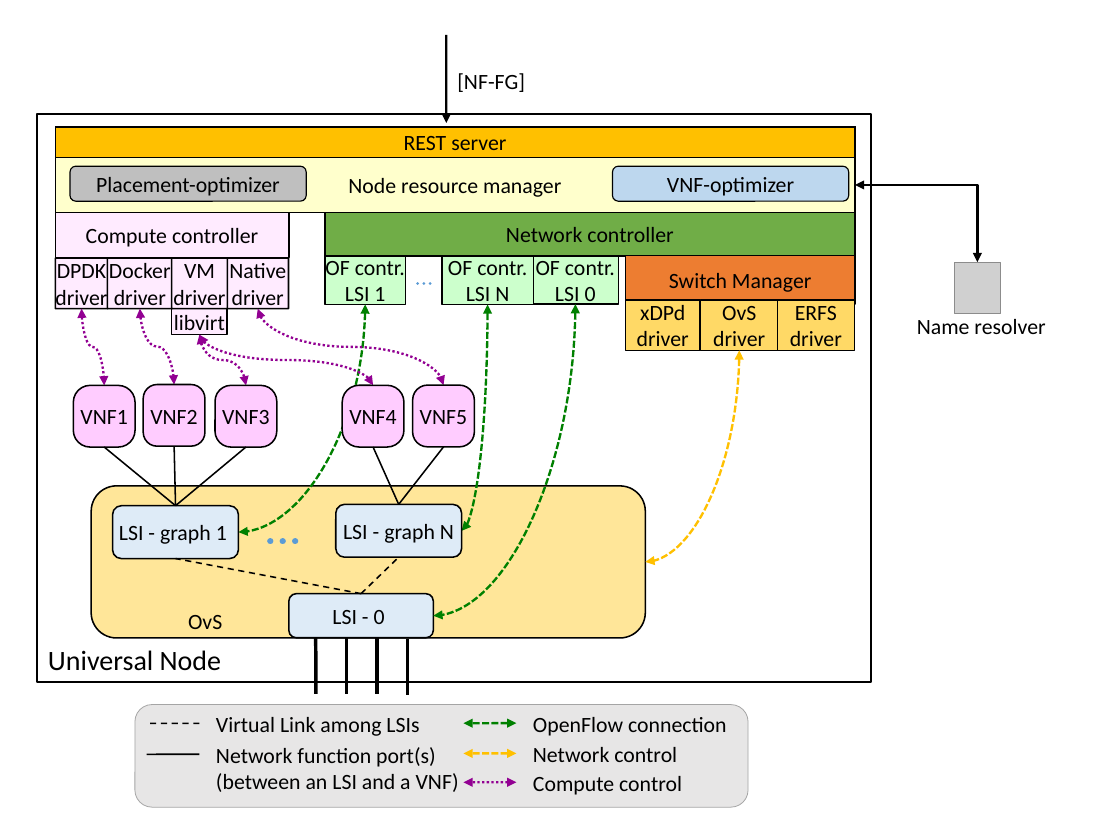
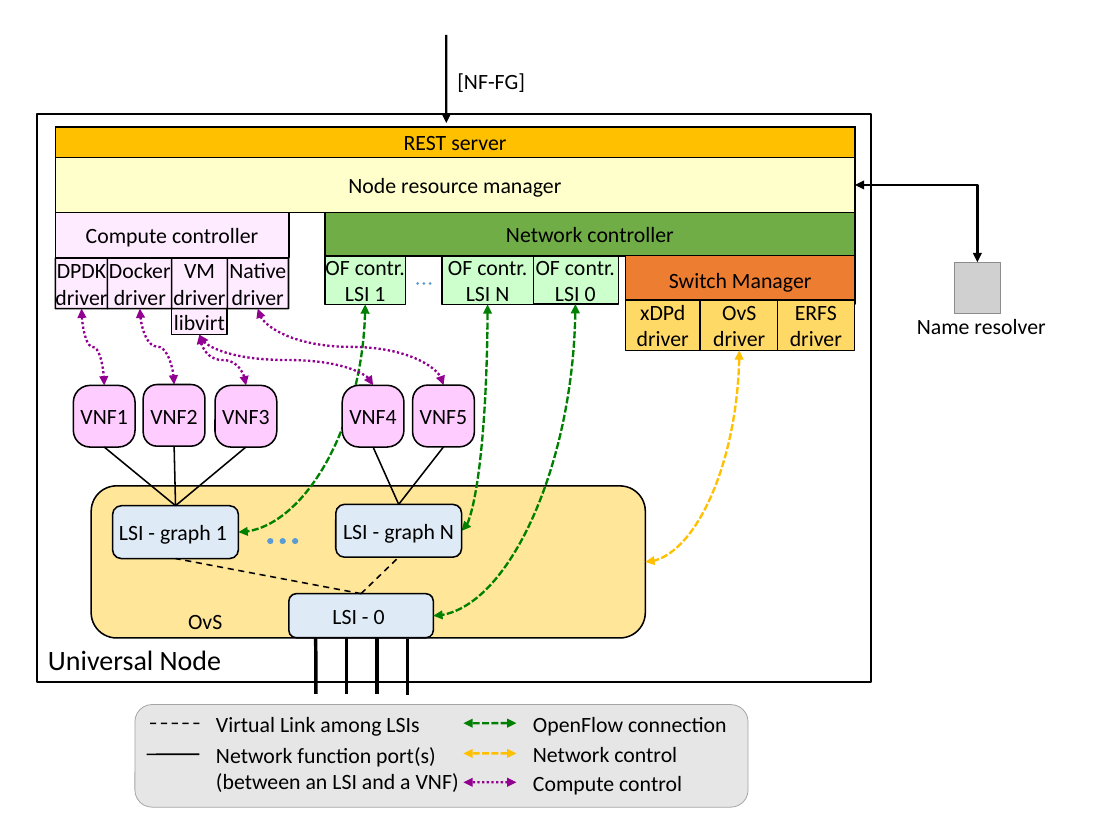
Before and after one commit to wfailla/un-orchestrator, a slide deck: slide 1 of images/Pictures.pptx. Drawn at 1120x840 pixels with LibreOffice and Linux fonts; fonts in the diff are those of the drawing; grey boxes stand for pictures. Boxes give left, top, right and bottom in pixels: in the first picture for what was removed or moved away, otherwise in the second. Text is boxed around its words. In the diff, an @@ line names an element or a change of style, - is before the commit and + after.

```diff
--- a/images/Pictures.pptx
+++ b/images/Pictures.pptx
@@ rounded rectangle removed at [71, 166, 307, 200] @@
-Placement-optimizer
@@ rounded rectangle removed at [613, 166, 849, 200] @@
-VNF-optimizer
```
Also in this commit, not shown: 1 other file.
